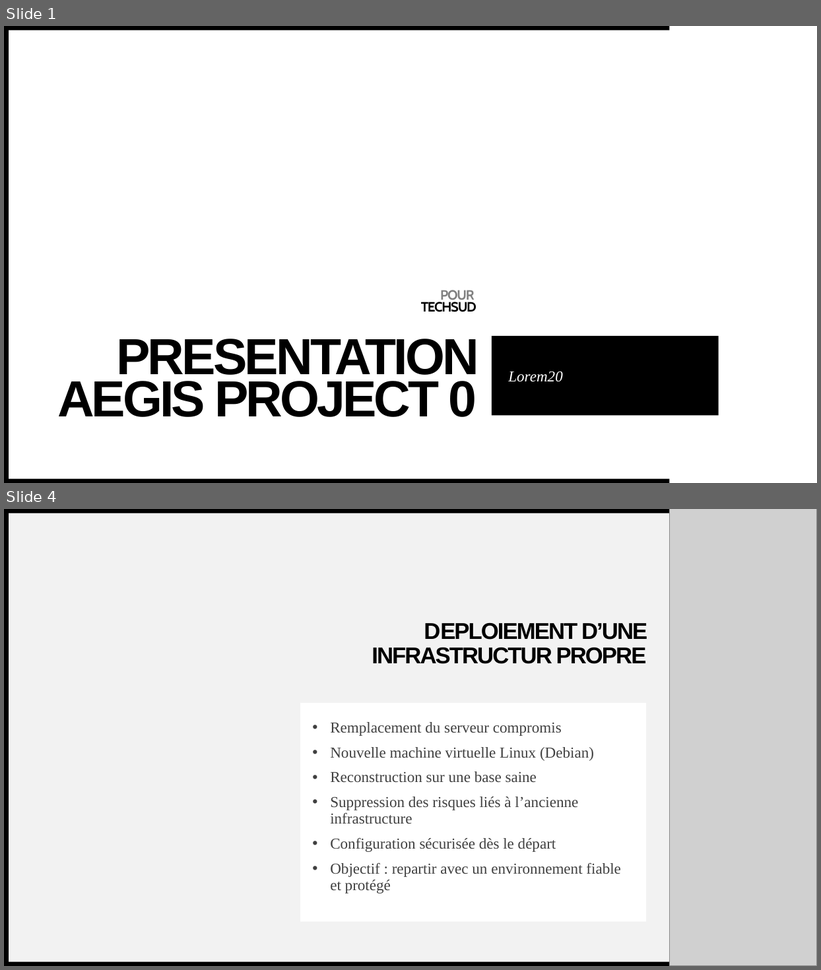
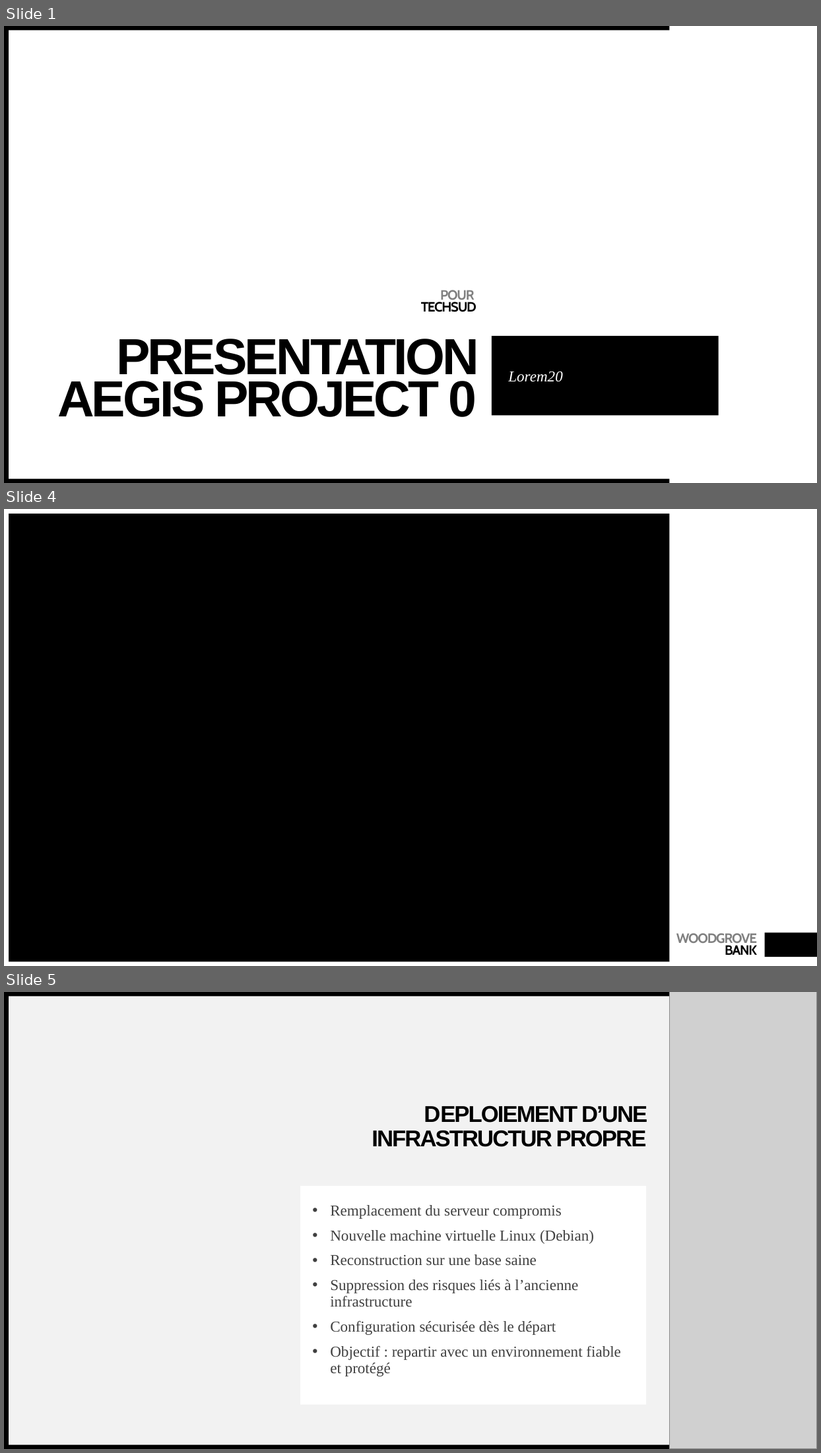
Before and after one commit to Virellon/Projet-Securite-SI, a slide deck: Presentation AEGIS PROJECT 0.pptx. Shown one above the other, each under a label of ours: slides 1 and 4 before the commit, slides 1, 4 and 5 after it; the slides between them are not shown. The pictures are 821x970 and 821x1453 pixels, drawn with LibreOffice and Linux fonts; fonts in the diff are those of the drawing; grey boxes stand for pictures; background and template pictures are left out. Boxes give left, top, right and bottom in pixels: in the first picture for what was removed or moved away, otherwise in the second. Text is boxed around its words. In the diff, an @@ line names an element or a change of style, - is before the commit and + after.

```diff
--- a/Presentation AEGIS PROJECT 0.pptx
+++ b/Presentation AEGIS PROJECT 0.pptx
@@ slide 4 added at (4, 509, 817, 966), background picture (left out); not listed: 1 template element that a slide beside it also shows @@
@@ rectangle added at (4, 509, 669, 513), fill #FFFFFF @@
@@ rectangle added at (4, 511, 9, 966), fill #FFFFFF @@
@@ rectangle added at (9, 513, 670, 962), fill #000000 @@
@@ text added at (677, 933, 757, 955), 16 pt, text #808080, bold @@
+WOODGROVE BANK
@@ rectangle added at (4, 962, 669, 966), fill #FFFFFF @@
@@ what was slide 4 is now slide 5 @@
```
Also in this commit, not shown: 3 slides changed.
